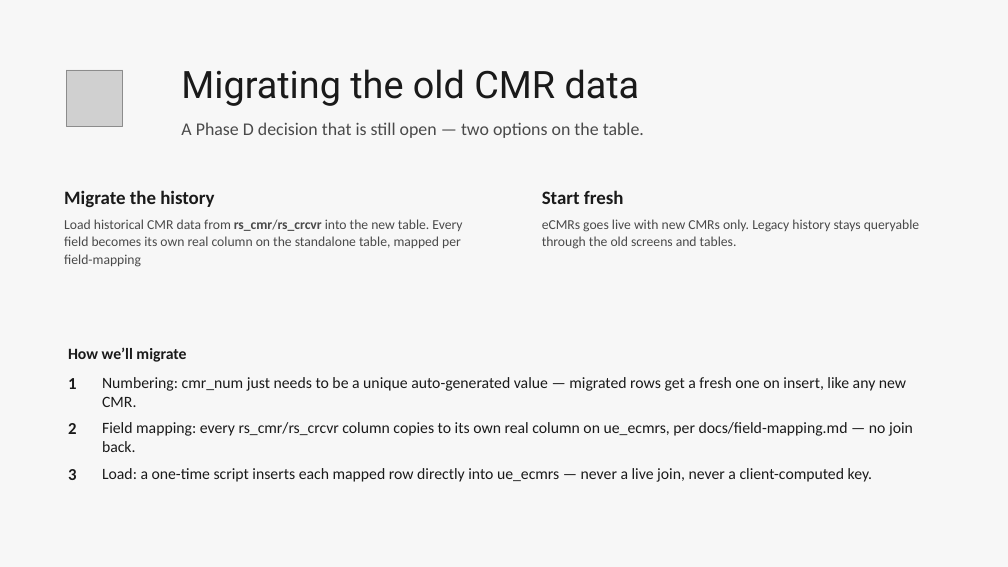
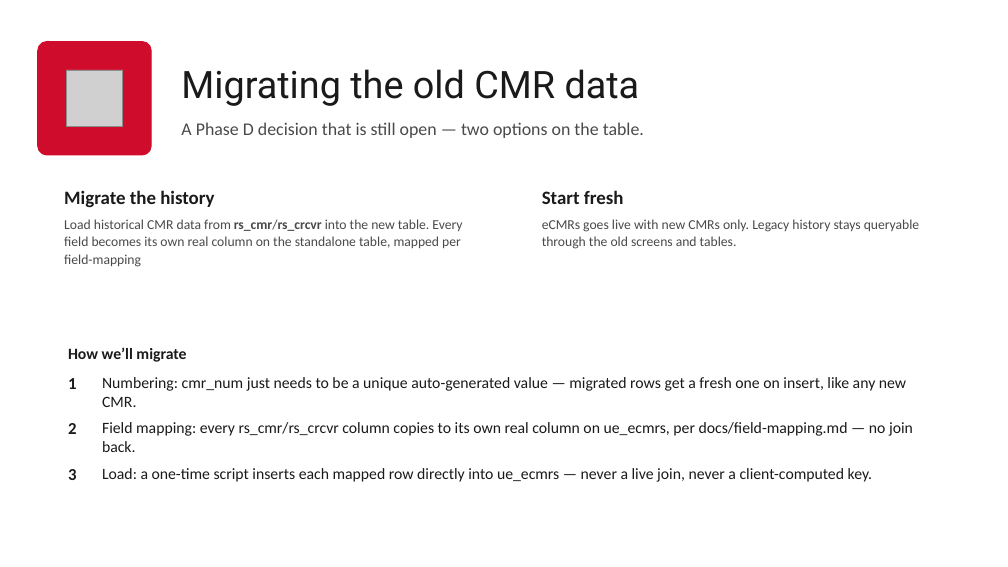
Before and after one commit to Enflite/eCMRs, a slide deck: slide 11 of docs/presentations/eCMRs_plan.pptx. Drawn at 1008x567 pixels with LibreOffice and Linux fonts; fonts in the diff are those of the drawing; grey boxes stand for pictures. Boxes give left, top, right and bottom in pixels: in the first picture for what was removed or moved away, otherwise in the second. Text is boxed around its words. In the diff, an @@ line names an element or a change of style, - is before the commit and + after.

```diff
--- a/docs/presentations/eCMRs_plan.pptx
+++ b/docs/presentations/eCMRs_plan.pptx
@@ background #F7F7F7 to #FFFFFF @@
@@ rounded rectangle added at <box>38,42,151,155</box>, fill #CF0C2C, outline #CF0C2C 1 pt @@
```
Also in this commit, not shown: 13 other slides changed.
